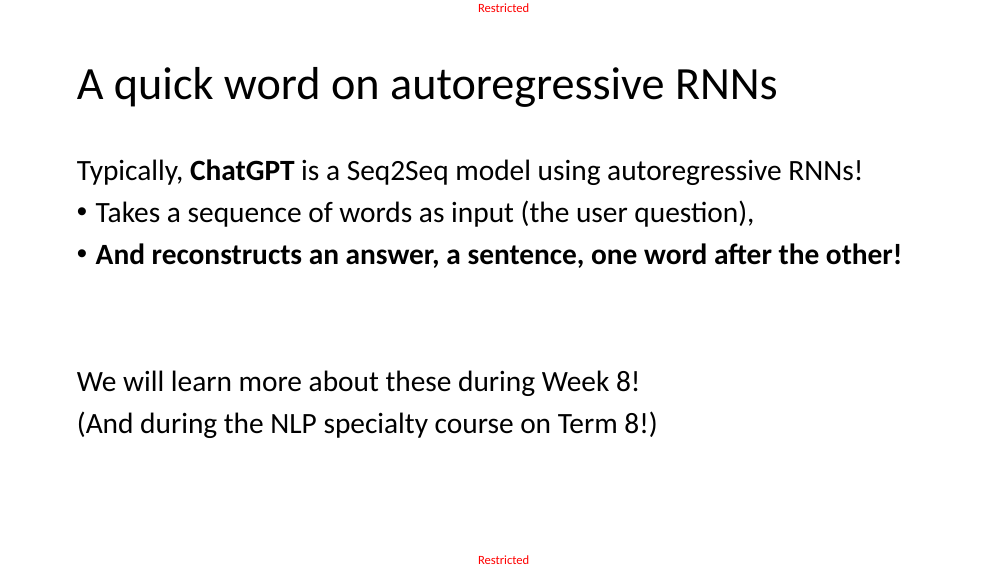
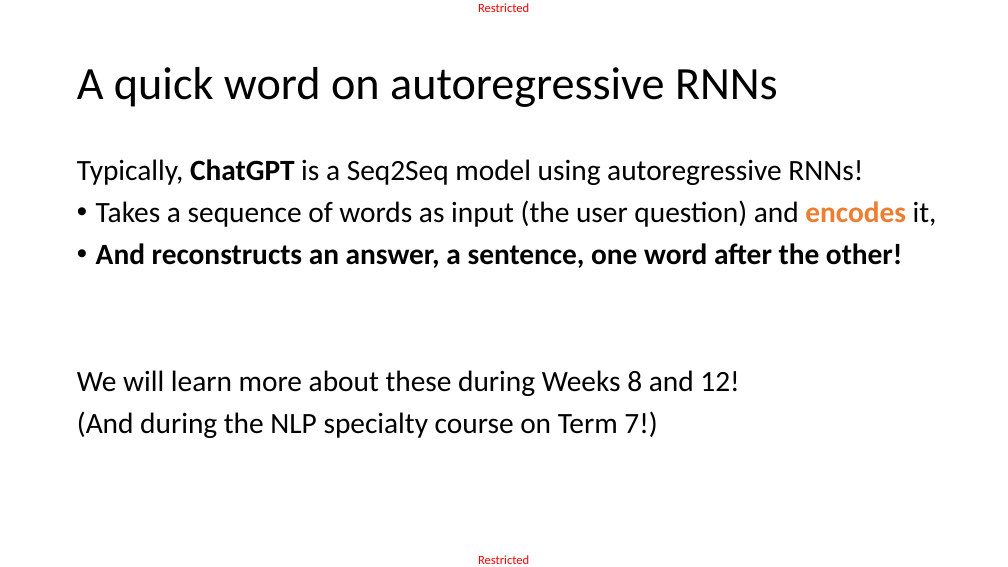
Before and after one commit to matthieudemari/SUTD_DL_50_039, a slide deck: slide 73 of W6/2. W6S2 final/W6S2.pptx (slide 70 before the commit). Drawn at 1008x567 pixels with LibreOffice and Linux fonts; fonts in the diff are those of the drawing. Boxes give left, top, right and bottom in pixels: in the first picture for what was removed or moved away, otherwise in the second. Text is boxed around its words. In the diff, an @@ line names an element or a change of style, - is before the commit and + after.

Commit message:
Updated materals for Week 6, adding visuals for memory vector and better explanations for one-to-many models and Seq2Seq models.

```diff
--- a/W6/2. W6S2 final/W6S2.pptx
+++ b/W6/2. W6S2 final/W6S2.pptx
@@ text at (96,200,937,227): text changed @@
-• Takes a sequence of words as input (the user question),
+• Takes a sequence of words as input (the user question) and encodes it,
@@ text at (77,370,739,438): text changed @@
-We will learn more about these during Week 8!
-(And during the NLP specialty course on Term 8!)
+We will learn more about these during Weeks 8 and 12!
+(And during the NLP specialty course on Term 7!)
```
Also in this commit, not shown: 22 other slides changed, 3 slides added, 9 other files.
